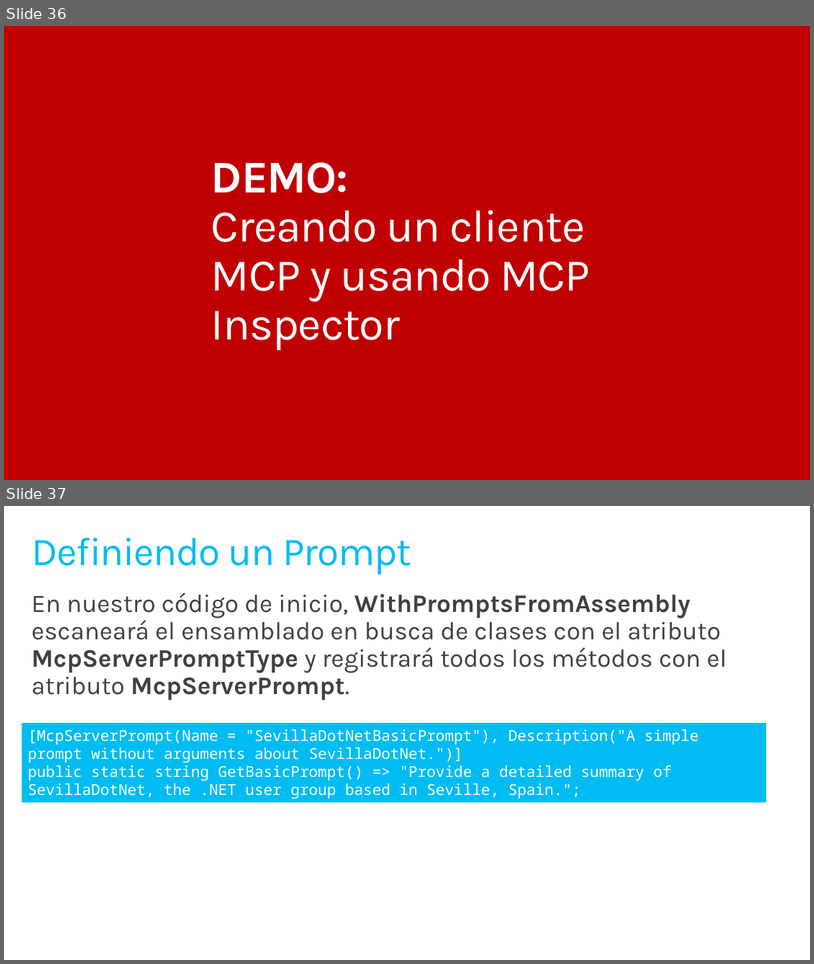
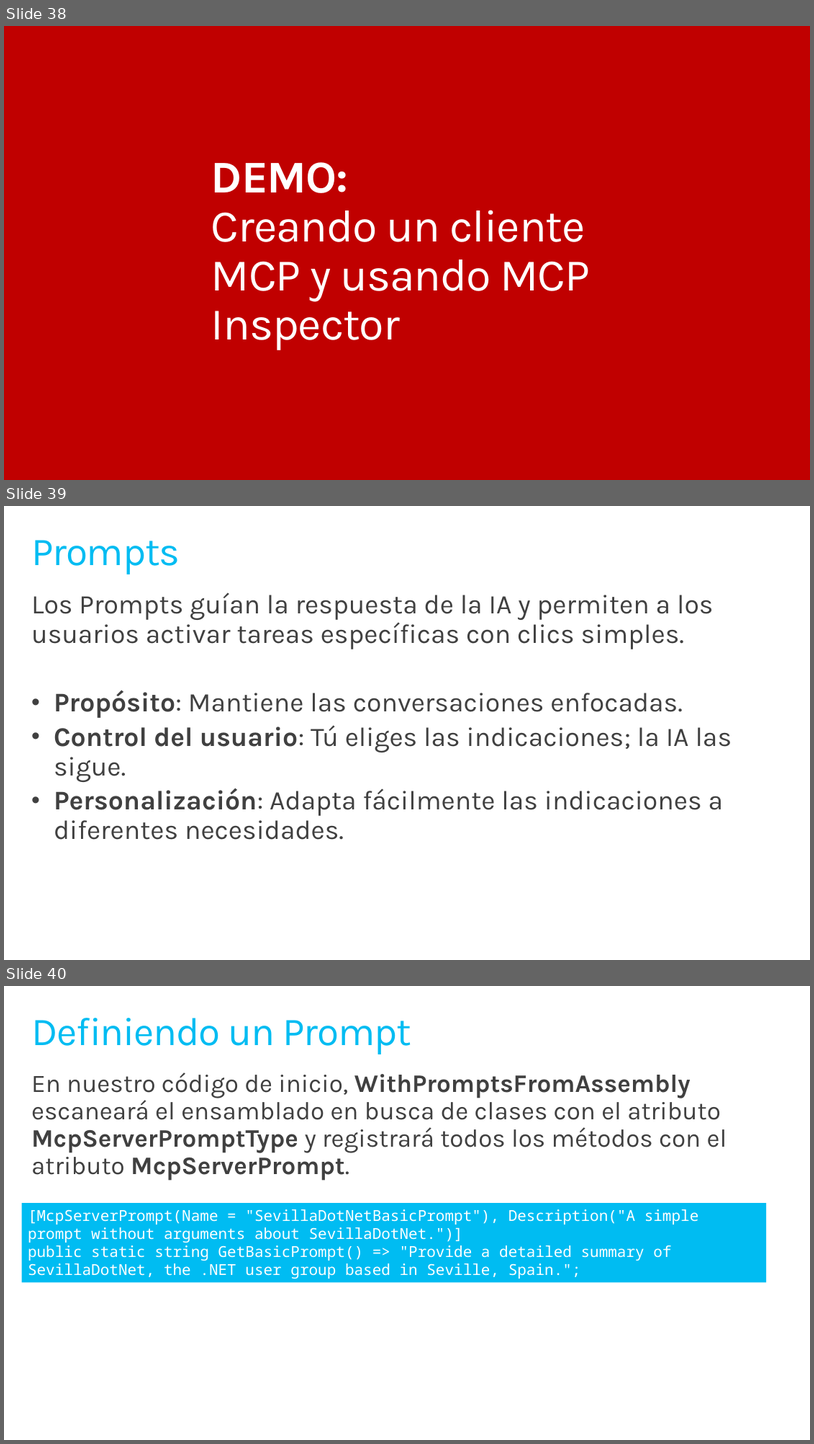
Before and after one commit to jsuarezruiz/sevilladotnet-mcp-materials, a slide deck: introduccion-mcp.pptx. Shown one above the other, each under a label of ours: slides 36 and 37 before the commit, slides 38, 39 and 40 after it. The pictures are 814x964 and 814x1444 pixels, drawn with LibreOffice and Linux fonts; fonts in the diff are those of the drawing. Boxes give left, top, right and bottom in pixels: in the first picture for what was removed or moved away, otherwise in the second. Text is boxed around its words. In the diff, an @@ line names an element or a change of style, - is before the commit and + after.

```diff
--- a/introduccion-mcp.pptx
+++ b/introduccion-mcp.pptx
@@ slide 39 added at [4, 506, 810, 960], background #FFFFFF @@
@@ title added at [31, 540, 180, 574], 47 pt, text #00BCF2 @@
+Prompts
@@ text added at [31, 592, 733, 839], 32 pt, text #404040 @@
+Los Prompts guían la respuesta de la IA y permiten a los usuarios activar tareas específicas con clics simples.
+• Propósito: Mantiene las conversaciones enfocadas.
+• Control del usuario: Tú eliges las indicaciones; la IA las sigue.
+• Personalización: Adapta fácilmente las indicaciones a diferentes necesidades.
@@ what was slide 36 is now slide 38 @@
@@ what was slide 37 is now slide 40 @@
```
Also in this commit, not shown: 5 other slides added.
